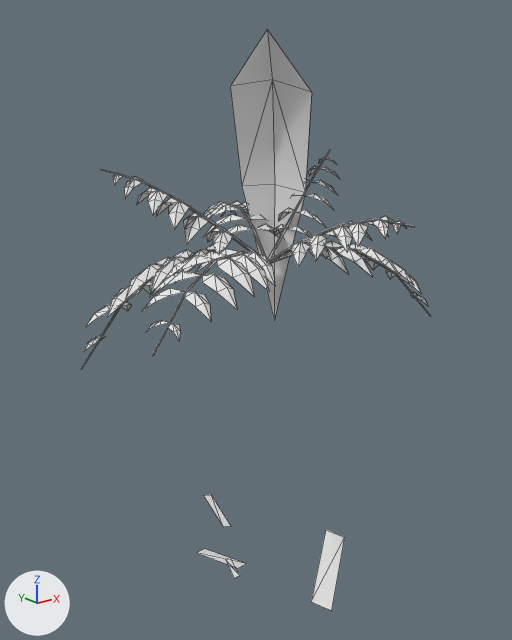
The OBJ model game/assets/models/plants/SM_Plant_TreeFernYoung_Leaf_LOD1.obj as it was, and as the next commit left it.
Before and after are seen from a camera (50 mm lens) standing at (-3.56, -4.32, 3.86) and looking at (0.04, 0.18, 2.06). Every picture has the same lights, and +X, +Y and +Z are marked at lower left. The picture after the commit comes second. Mesh edges are drawn as thin lines. Where no turn or scale is listed for an object, it has been applied to the vertices. Vertices at exactly the same position are counted once.

Names of what the first picture shows: 'SM_Plant_TreeFernYoung_Leaf_LOD1'.
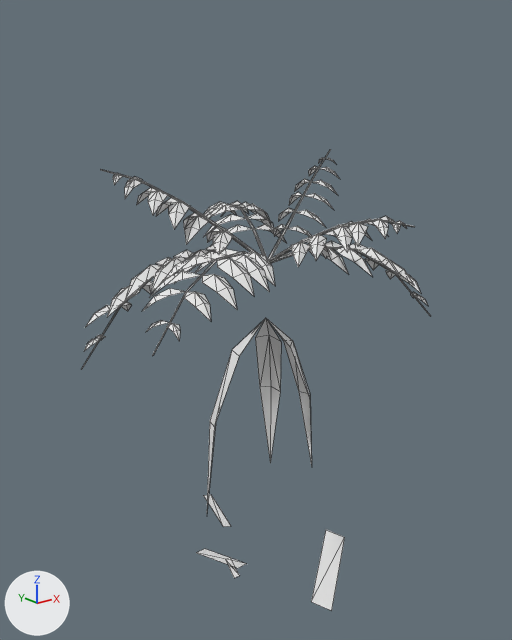
Where the change shows, as pixel boxes [x1, y1, x2, y2] in the pictures (512 x 640 px):
'SM_Plant_TreeFernYoung_Leaf_LOD1', reshaped (21% shorter): before [81, 29, 431, 611]; after [81, 149, 431, 611]
part 1 of me_sm_plant_treefernyoung_leaf_lod1, added: after [207, 318, 312, 507]
part 2 of me_sm_plant_treefernyoung_leaf_lod1, deleted: before [230, 29, 312, 319]

What the commit changed:
me_sm_plant_treefernyoung_leaf_lod1 is used by ob_sm_plant_treefernyoung_leaf_lod1; location (0.0, 0.0, 0.0).
Verts and faces of me_sm_plant_treefernyoung_leaf_lod1; kept vertices keep their numbers, new ones are numbered from 794.
Before the commit, vertices of me_sm_plant_treefernyoung_leaf_lod1: 786 (0.0, 0.0, 4.34) at pixel (267, 29), 787 (0.36, -0.1, 3.9) at pixel (311, 92), 788 (0.27, 0.26, 4.0) at pixel (272, 79), 789 (-0.02, 0.43, 3.95) at pixel (230, 86), 790 (0.47, 0.07, 3.11) at pixel (305, 192).
Before the commit, vertices of me_sm_plant_treefernyoung_leaf_lod1: 791 (0.45, 0.43, 3.14) at pixel (274, 184), 792 (0.22, 0.6, 3.14) at pixel (241, 185), 793 (0.47, 0.46, 1.9) at pixel (274, 320).
me_sm_plant_treefernyoung_leaf_lod1 had 794 vertices, 940 faces and spanned x -1.49..1.52, y -1.15..1.59, z -0.08..4.34.
me_sm_plant_treefernyoung_leaf_lod1 now has 808 vertices, 956 faces and spans x -1.49..1.52, y -1.15..1.59, z -0.08..3.43.
me_sm_plant_treefernyoung_leaf_lod1 part 1: a new loose piece of 22 vertices spanning x -0.48..0.33, y -0.29..0.33, z 0.33..2.13.
Part 2, on me_sm_plant_treefernyoung_leaf_lod1:
Vertices deleted: 786 to 793 (with the faces that use them).
